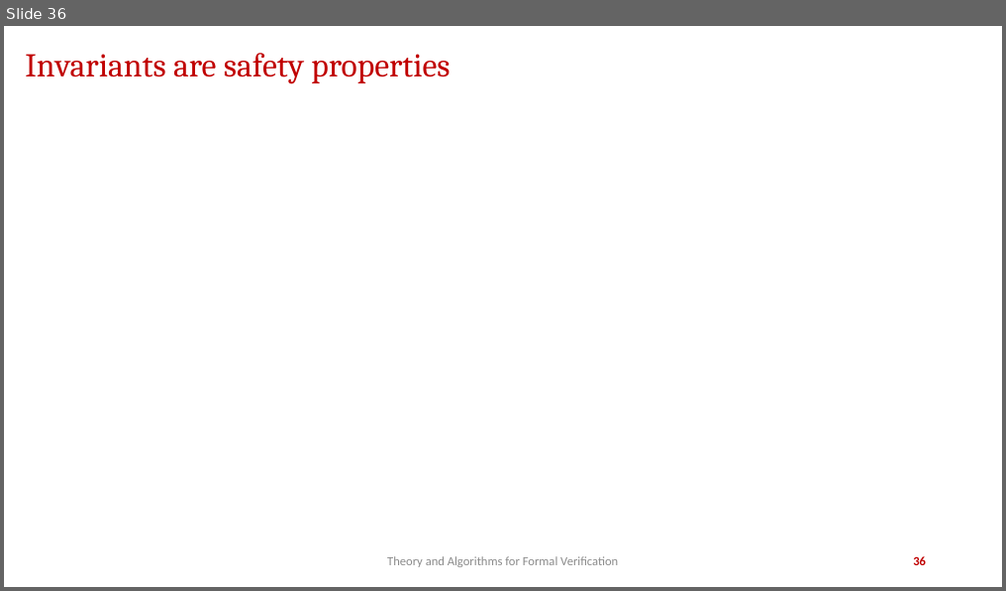
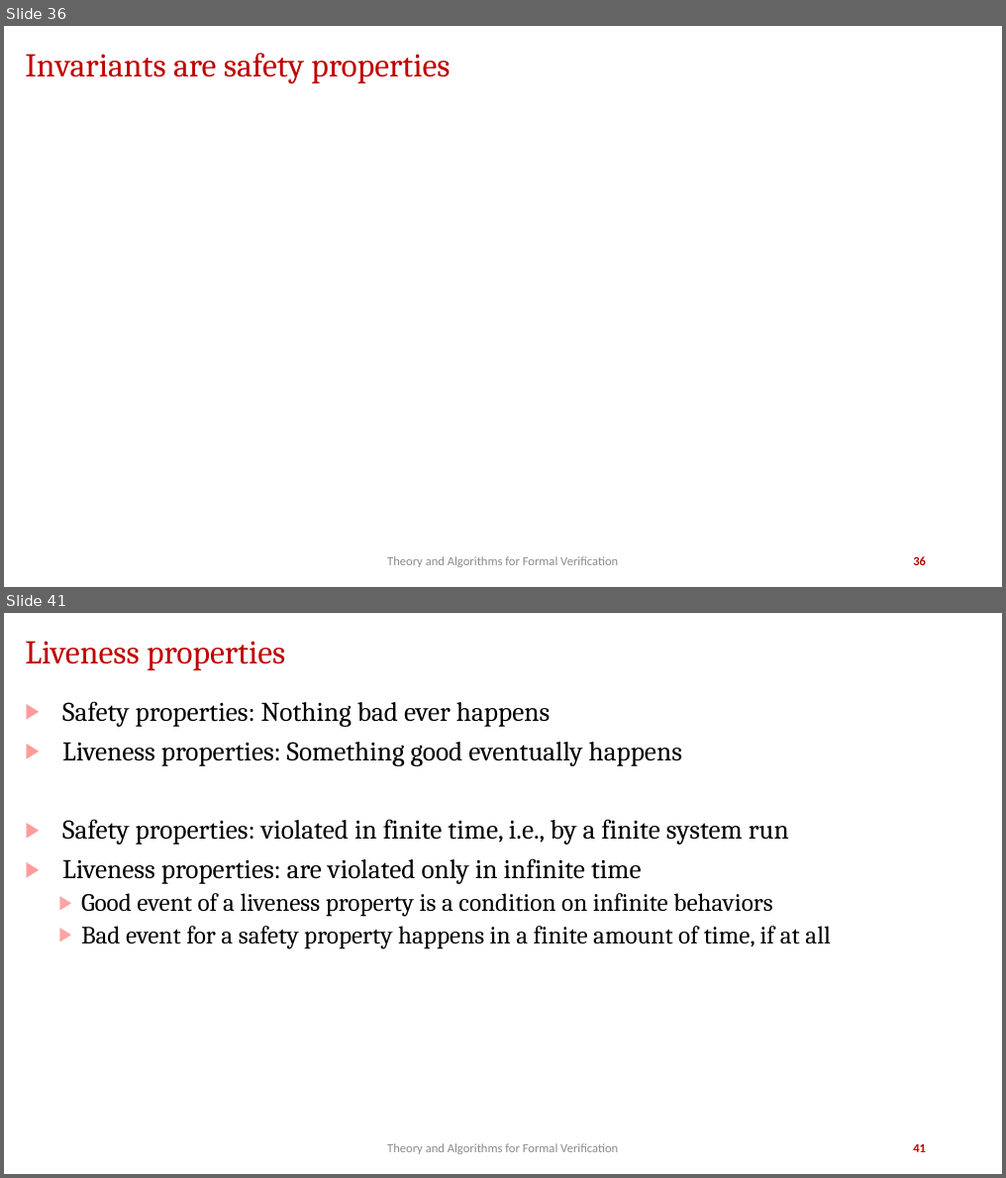
Before and after one commit to jdeshmukh/jdeshmukh.github.io, a slide deck: teaching/fvTheorySlides/SafetyLiveness.pptx. Shown one above the other, each under a label of ours: slide 36 before the commit, slides 36 and 41 after it; the slides between them are not shown. The pictures are 1006x591 and 1006x1178 pixels, drawn with LibreOffice and Linux fonts; fonts in the diff are those of the drawing; grey boxes stand for pictures; background and template pictures are left out. Boxes give left, top, right and bottom in pixels: in the first picture for what was removed or moved away, otherwise in the second. Text is boxed around its words. In the diff, an @@ line names an element or a change of style, - is before the commit and + after.

```diff
--- a/teaching/fvTheorySlides/SafetyLiveness.pptx
+++ b/teaching/fvTheorySlides/SafetyLiveness.pptx
@@ slide 41 added at (4,613,1002,1174), background #FFFFFF @@
@@ title added at (25,641,285,670), 32 pt, text #C00000 @@
+Liveness properties
@@ text added at (62,701,830,950), 26 pt, text #000000 @@
+▶ Safety properties: Nothing bad ever happens
+▶ Liveness properties: Something good eventually happens
+▶ Safety properties: violated in finite time, i.e., by a finite system run
+▶ Liveness properties: are violated only in infinite time
+  ▶ Good event of a liveness property is a condition on infinite behaviors
+  ▶ Bad event for a safety property happens in a finite amount of time, if at all
@@ text added at (387,1144,618,1155), 12 pt, text #8C8C8C @@
+Theory and Algorithms for Formal Verification
@@ page number added at (913,1144,926,1153), 12 pt, text #C00000, bold @@
+41
```
Also in this commit, not shown: 12 other slides added, 3 other files.
